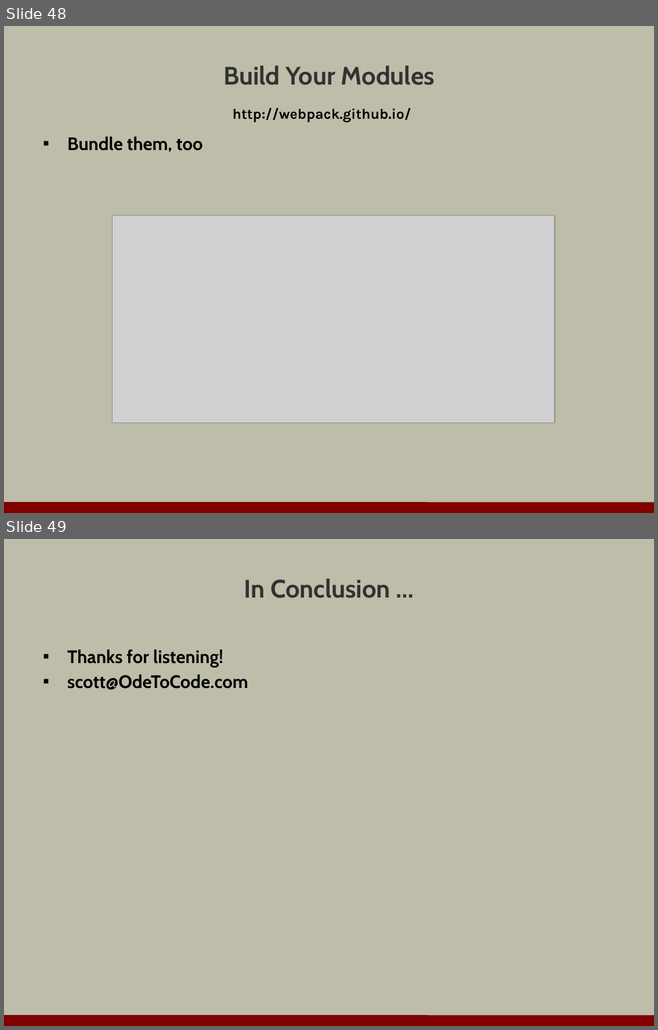
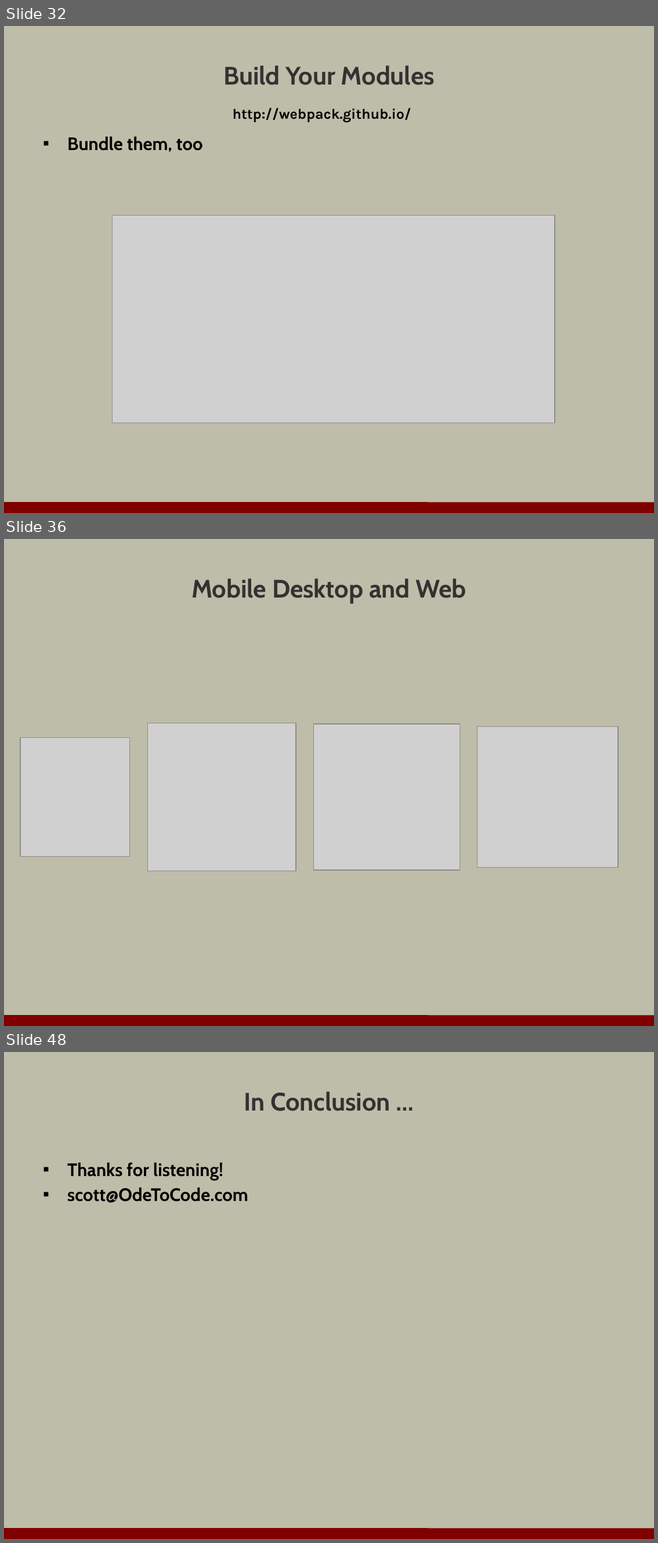
Before and after one commit to OdeToCode/classes, a slide deck: assorted/evolution_of_js.pptx. Shown one above the other, each under a label of ours: slides 48 and 49 before the commit, slides 32, 36 and 48 after it; the slides between them are not shown. The pictures are 658x1030 and 658x1543 pixels, drawn with LibreOffice and Linux fonts; fonts in the diff are those of the drawing; grey boxes stand for pictures; background and template pictures are left out. Boxes give left, top, right and bottom in pixels: in the first picture for what was removed or moved away, otherwise in the second. Text is boxed around its words. In the diff, an @@ line names an element or a change of style, - is before the commit and + after.

```diff
--- a/assorted/evolution_of_js.pptx
+++ b/assorted/evolution_of_js.pptx
@@ slide 36 added at (4,539,654,1026), background #BDBDA9; not listed: 1 template element that a slide beside it also shows @@
@@ title added at (191,578,466,603), 28 pt, text #323232, bold @@
+Mobile Desktop and Web
@@ picture added at (148,723,296,871) @@
@@ picture added at (313,724,459,870) @@
@@ picture added at (477,727,618,868) @@
@@ picture added at (20,738,130,857) @@
@@ what was slide 48 is now slide 32 @@
@@ what was slide 49 is now slide 48 @@
```
Also in this commit, not shown: 2 slides changed, 15 other slides added, 17 slides removed.
